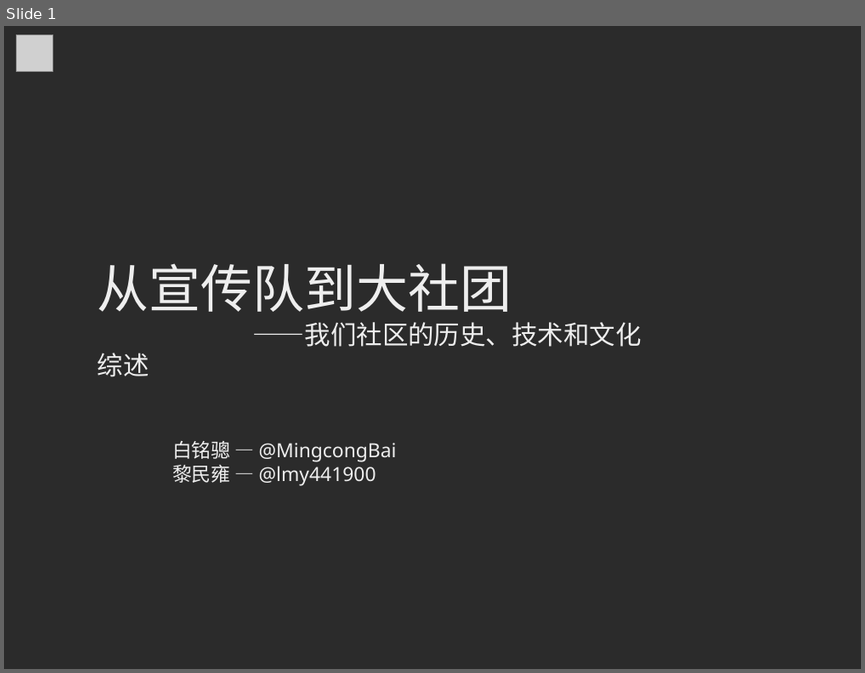
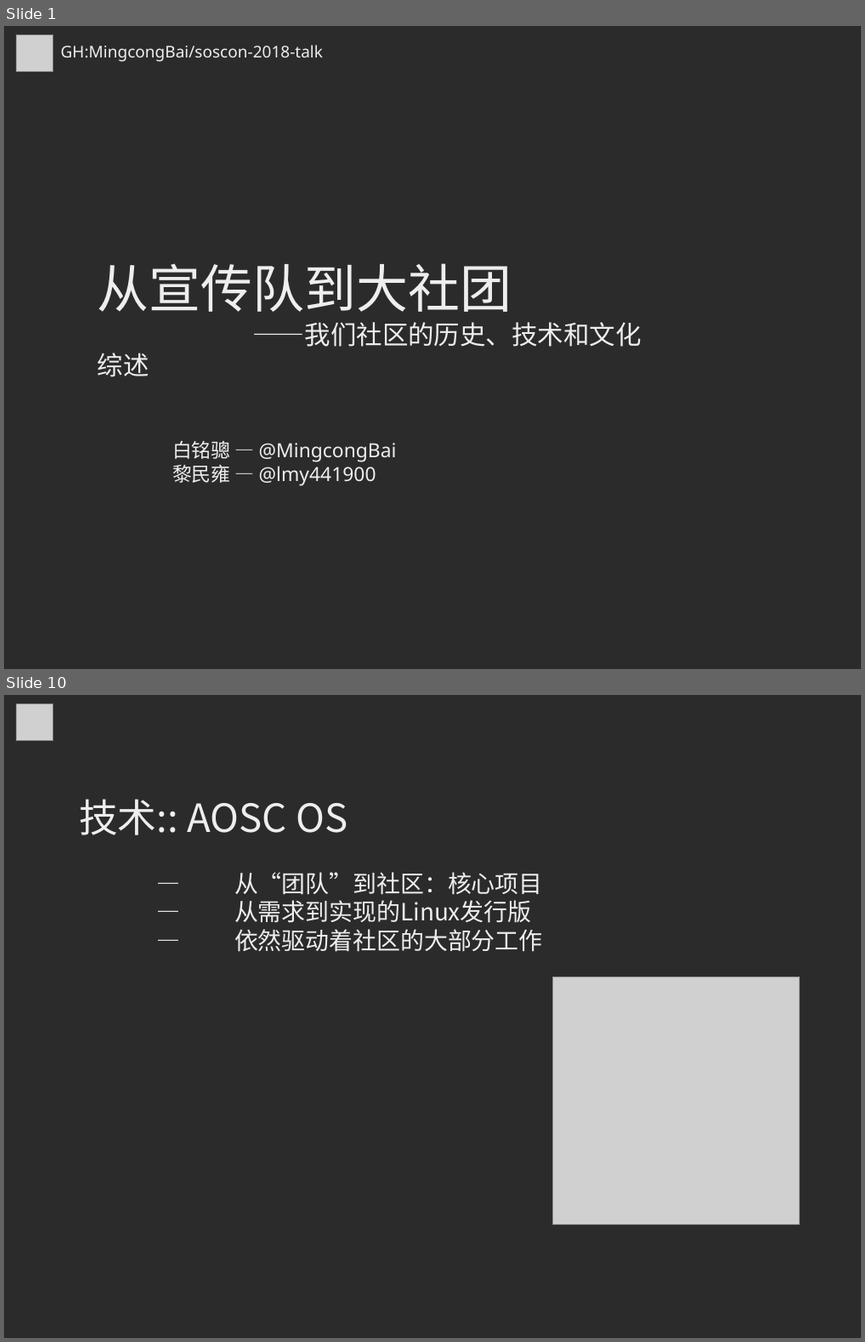
Before and after one commit to MingcongBai/soscon-2018-talk, a slide deck: slide.odp. Shown one above the other, each under a label of ours: slide 1 before the commit, slides 1 and 10 after it; the slides between them are not shown. The pictures are 865x673 and 865x1342 pixels, drawn with LibreOffice and Linux fonts; fonts in the diff are those of the drawing; grey boxes stand for pictures; background and template pictures are left out; a plain dark background stands for a picture behind light text. Boxes give left, top, right and bottom in pixels: in the first picture for what was removed or moved away, otherwise in the second. Text is boxed around its words. In the diff, an @@ line names an element or a change of style, - is before the commit and + after.

```diff
--- a/slide.odp
+++ b/slide.odp
@@ slide 10 added at (4, 695, 861, 1338), background picture (left out) @@
@@ picture added at (17, 703, 53, 740) @@
@@ text added at (79, 799, 543, 952), 22 pt, text #EEEEEE @@
+技术:: AOSC OS
+— 从“团队”到社区：核心项目
+— 从需求到实现的Linux发行版
+— 依然驱动着社区的大部分工作
@@ picture added at (553, 976, 800, 1224) @@
@@ slide 1 changed as well @@
@@ text added at (61, 45, 323, 62), 15 pt, text #EEEEEE @@
+GH:MingcongBai/soscon-2018-talk
```
Also in this commit, not shown: 21 other slides added, 3 slides removed.
